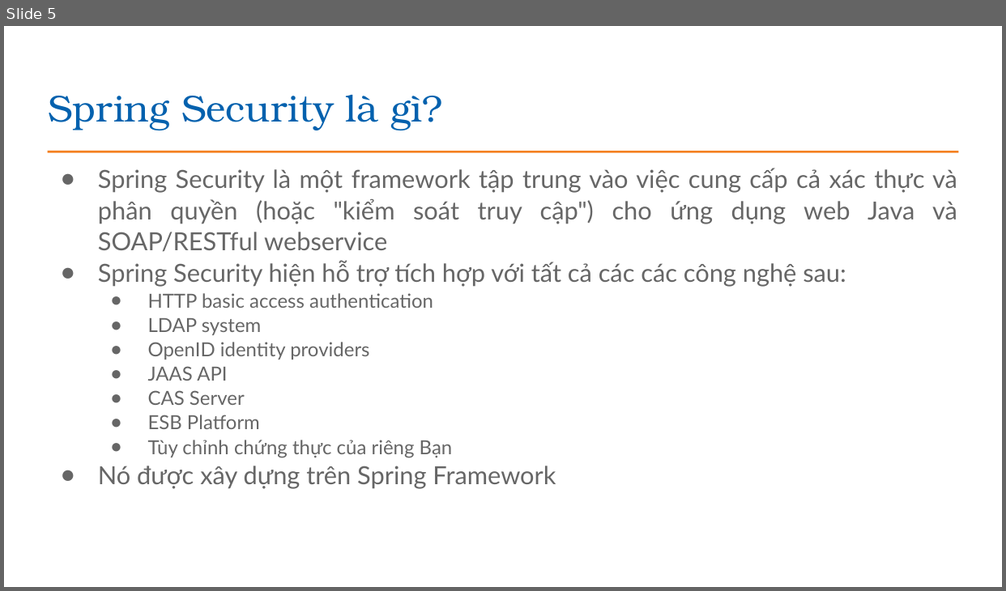
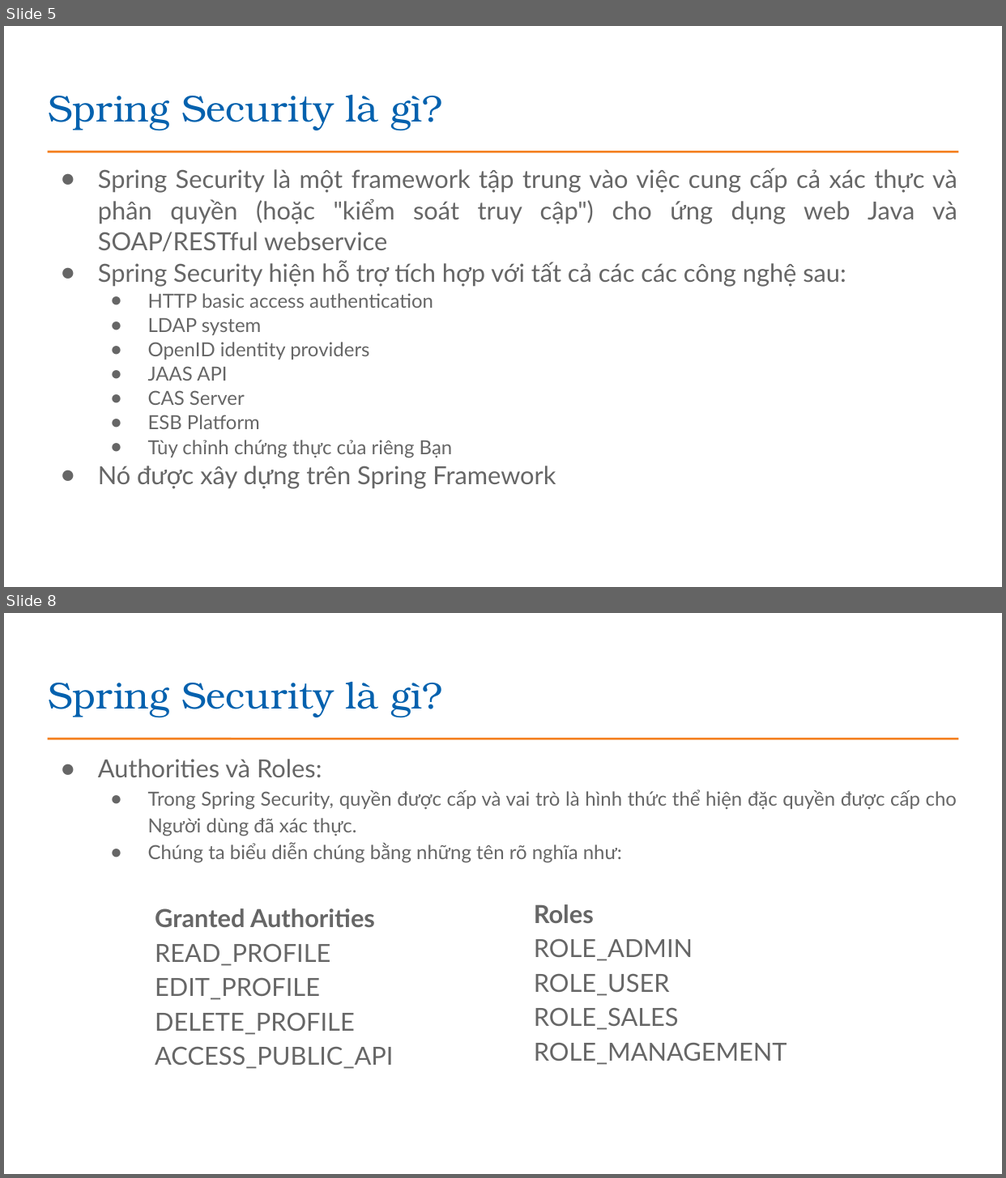
Before and after one commit to EdisonTechnologyAcademy/Java---Construction, a slide deck: presentations/Bài 25_Bao mat trong Java Spring Boot.pptx. Shown one above the other, each under a label of ours: slide 5 before the commit, slides 5 and 8 after it; the slides between them are not shown. The pictures are 1006x591 and 1006x1178 pixels, drawn with LibreOffice and Linux fonts; fonts in the diff are those of the drawing; background and template pictures are left out. Boxes give left, top, right and bottom in pixels: in the first picture for what was removed or moved away, otherwise in the second. Text is boxed around its words. In the diff, an @@ line names an element or a change of style, - is before the commit and + after.

```diff
--- a/presentations/Bài 25_Bao mat trong Java Spring Boot.pptx
+++ b/presentations/Bài 25_Bao mat trong Java Spring Boot.pptx
@@ slide 8 added at (x1=4, y1=613, x2=1002, y2=1174), background #FFFFFF; not listed: 1 template element that a slide beside it also shows @@
@@ title added at (x1=48, y1=682, x2=442, y2=717), 27 pt, text #0361AE @@
+Spring Security là gì?
@@ text added at (x1=98, y1=759, x2=957, y2=863), 14 pt, text #666666 @@
+● Authorities và Roles:
+  ● Trong Spring Security, quyền được cấp và vai trò là hình thức thể hiện đặc quyền được cấp cho Người dùng đã xác thực.
+  ● Chúng ta biểu diễn chúng bằng những tên rõ nghĩa như:
@@ text added at (x1=155, y1=909, x2=393, y2=1069), 18 pt, text #666666 @@
+Granted Authorities
+READ_PROFILE
+EDIT_PROFILE
+DELETE_PROFILE
+ACCESS_PUBLIC_API
@@ text added at (x1=534, y1=905, x2=787, y2=1065), 18 pt, text #666666 @@
+Roles
+ROLE_ADMIN
+ROLE_USER
+ROLE_SALES
+ROLE_MANAGEMENT
```
Also in this commit, not shown: 1 slide changed, 11 other slides added, 2 slides removed.
